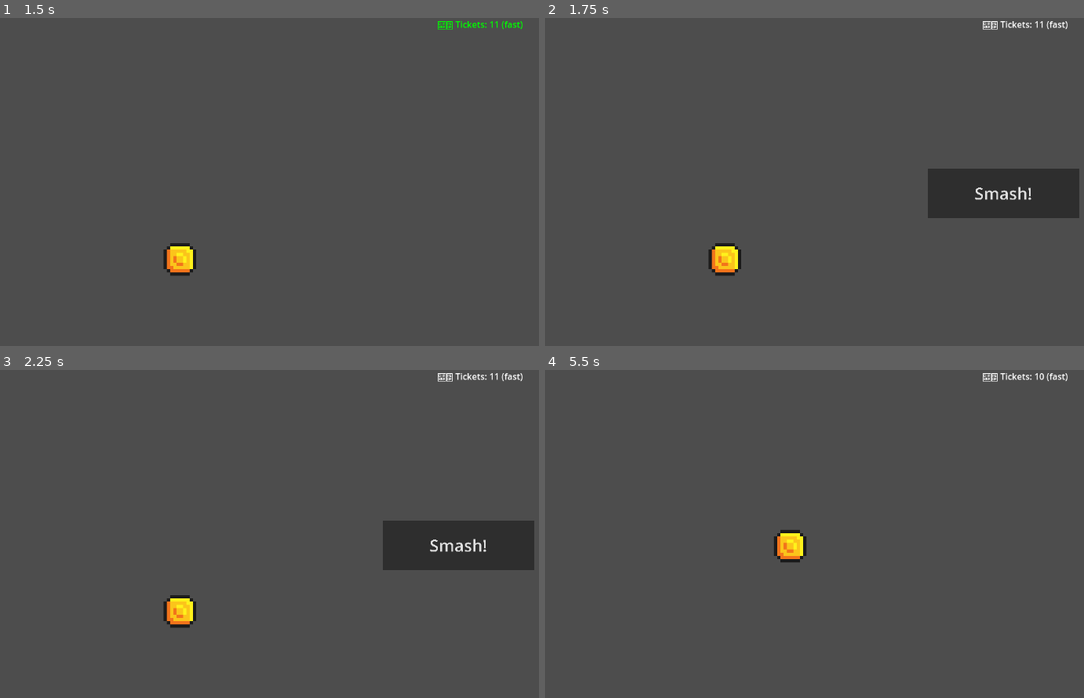
Above: before the commit, frames 1-4 (two rows, left to right).
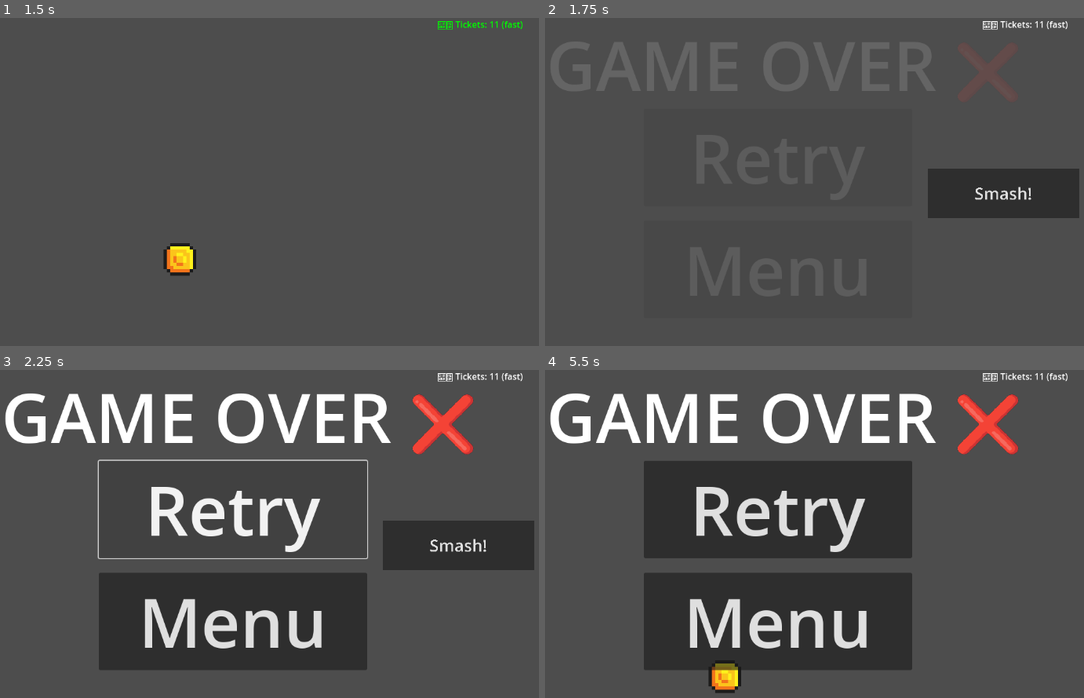
Above: after the commit, the same moments.

Repository: LuciproG/BeaverSmash
Game: Godot game, scene res://scenes/Main.tscn
Same seed, same stepped clock (60 frames per second), same inputs: the game is played once before the commit and once after it. Sound files missing from this copy of the repository are replaced by a short silence.
Inputs (mouse positions are in pixels of both pictures, inside the frame that each line leads up to):
- Up to frame 1 (1.5 s): click "Smash!" at 0.5 s; tap Enter at 1.25 s; move the mouse to (177, 195) at 1.27 s; tap D (mode_fast) at 1.35 s; click (177, 195) at 1.42 s
- Up to frame 2 (1.75 s): no input
- Up to frame 3 (2.25 s): click (231, 511) at 2 s, where only the run after the commit has a clickable "Retry"
- Up to frame 4 (5.5 s): click (776, 622) at 2.75 s, where only the run after the commit has a clickable "Menu"; click (776, 511) at 3.5 s, where only the run after the commit has a clickable "Retry"; click (776, 511) at 4.25 s, where only the run after the commit has a clickable "Retry"; click "Smash!" at 5 s

Frame 1 is identical in both runs. In frame 2, 0.5% of the frame differs, in the area x 30-37%, y 68-79%; in frame 3, 22%; in frame 4, 35%, in the area x 0-93%, y 0-99%.
Error after the commit: Invalid access to property or key 'pressed' on a base object of type 'null instance'. (res://scripts/main.gd:213)

Commit message:
funcionaJuegoBase Yippie

Diff:
--- a/scenes/GameOverScreen.tscn
+++ b/scenes/GameOverScreen.tscn
@@ -1,8 +1,6 @@
 [gd_scene format=3 uid="uid://dr20rtawdpsp3"]
 
-[node name="CanvasLayer" type="CanvasLayer"]
-
-[node name="Control" type="Control" parent="."]
+[node name="Control" type="Control"]
 layout_mode = 3
 anchors_preset = 15
 anchor_right = 1.0
@@ -10,19 +8,33 @@
 grow_horizontal = 2
 grow_vertical = 2
 
-[node name="TextureRect" type="TextureRect" parent="Control"]
+[node name="TextureRect" type="TextureRect" parent="."]
 layout_mode = 0
 offset_right = 40.0
 offset_bottom = 40.0
 
-[node name="Label" type="Label" parent="Control"]
+[node name="Label" type="Label" parent="."]
 layout_mode = 0
-offset_right = 40.0
+offset_left = 128.0
+offset_right = 246.0
 offset_bottom = 23.0
-text = "YOU WIN 🎉"
+theme_override_font_sizes/font_size = 125
+text = "GAME OVER ❌"
 
-[node name="Button" type="Button" parent="Control"]
+[node name="retryButton" type="Button" parent="."]
 layout_mode = 0
-offset_right = 8.0
-offset_bottom = 8.0
+offset_left = 307.0
+offset_top = 167.0
+offset_right = 800.0
+offset_bottom = 346.0
+theme_override_font_sizes/font_size = 125
 text = "Retry"
+
+[node name="mainMenuButton" type="Button" parent="."]
+layout_mode = 0
+offset_left = 307.0
+offset_top = 373.0
+offset_right = 800.0
+offset_bottom = 552.0
+theme_override_font_sizes/font_size = 125
+text = "Menu"
--- a/scenes/WinScreen.tscn
+++ b/scenes/WinScreen.tscn
@@ -1,8 +1,6 @@
-[gd_scene format=3 uid="uid://dxyesllr7ni5"]
+[gd_scene format=3 uid="uid://dmes26btgjmig"]
 
-[node name="CanvasLayer" type="CanvasLayer"]
-
-[node name="Control" type="Control" parent="."]
+[node name="Control" type="Control"]
 layout_mode = 3
 anchors_preset = 15
 anchor_right = 1.0
@@ -10,19 +8,34 @@
 grow_horizontal = 2
 grow_vertical = 2
 
-[node name="TextureRect" type="TextureRect" parent="Control"]
+[node name="TextureRect" type="TextureRect" parent="."]
 layout_mode = 0
 offset_right = 40.0
 offset_bottom = 40.0
 
-[node name="Label" type="Label" parent="Control"]
+[node name="Label" type="Label" parent="."]
 layout_mode = 0
-offset_right = 40.0
-offset_bottom = 23.0
-text = "GAME OVER ❌"
+offset_left = 185.0
+offset_top = -2.0
+offset_right = 941.0
+offset_bottom = 169.0
+theme_override_font_sizes/font_size = 125
+text = "YOU WIN 🎉"
 
-[node name="Button" type="Button" parent="Control"]
+[node name="retryButton" type="Button" parent="."]
 layout_mode = 0
-offset_right = 8.0
-offset_bottom = 8.0
+offset_left = 307.0
+offset_top = 177.0
+offset_right = 800.0
+offset_bottom = 356.0
+theme_override_font_sizes/font_size = 125
 text = "Retry"
+
+[node name="mainMenuButton" type="Button" parent="."]
+layout_mode = 0
+offset_left = 307.0
+offset_top = 386.0
+offset_right = 800.0
+offset_bottom = 565.0
+theme_override_font_sizes/font_size = 125
+text = "Menu"
--- a/scripts/main.gd
+++ b/scripts/main.gd
@@ -10,6 +10,12 @@
 @onready var mole_scene = preload("res://scenes/mole.tscn")
 @onready var ticket_label = $CanvasLayer/ticketLabel
 
+# Pantallas de fin de juego
+@onready var win_screen_scene = preload("res://scenes/WinScreen.tscn")
+@onready var game_over_scene = preload("res://scenes/GameOverScreen.tscn")
+
+var end_screen: Node = null   # Referencia a pantalla activa
+
 # Configuración de la grilla
 const GRID_SIZE = 3
 const SPACING = 120
@@ -28,10 +34,8 @@
 var hit_value: int = 1
 var miss_value: int = -1
 
-# ==========================
-# Condición de victoria
-# ==========================
-const WIN_THRESHOLD: int = 300   # 🔥 Ajusta este valor para balancear
+# Umbral para ganar
+const WIN_THRESHOLD = 300
 
 # ==========================
 # Ready
@@ -39,7 +43,7 @@
 func _ready():
 	play_button.pressed.connect(_on_play_button_pressed)
 	beat_timer.timeout.connect(_on_beat)
-	music.finished.connect(_on_music_finished)   # ✅ Detectar cuando termina la canción
+	music.finished.connect(_on_song_finished)
 
 	_generate_grid()
 	occupied_cells.resize(grid_positions.size())
@@ -56,23 +60,20 @@
 # ==========================
 func _generate_grid():
 	grid_positions.clear()
-
 	var screen_size = get_viewport_rect().size
 	var grid_width = (GRID_SIZE - 1) * SPACING
 	var grid_height = (GRID_SIZE - 1) * SPACING
-
 	var start_x = screen_size.x / 2.0 - grid_width / 2.0
 	var start_y = screen_size.y / 2.0 - grid_height / 2.0 + 120.0
 
 	for row in range(GRID_SIZE):
 		for col in range(GRID_SIZE):
-			var pos = Vector2(start_x + col * SPACING, start_y + row * SPACING)
-			grid_positions.append(pos)
+			grid_positions.append(Vector2(start_x + col * SPACING, start_y + row * SPACING))
 
 # ==========================
 # Procesar input (A/D)
 # ==========================
-func _process(delta):
+func _process(_delta):
 	if Input.is_action_just_pressed("mode_slow"):
 		mode = "slow"
 		hit_value = 2
@@ -108,11 +109,17 @@
 
 	var cell_index = free_cells[randi() % free_cells.size()]
 	var mole = mole_scene.instantiate()
-
 	mole.position = grid_positions[cell_index]
 	mole.cell_index = cell_index
-	mole.mole_whacked.connect(_on_mole_whacked)
-	mole.mole_expired.connect(_on_mole_expired)
+
+	# Godot 4: usar Callable para is_connected
+	var whack_callable = Callable(self, "_on_mole_whacked")
+	var expire_callable = Callable(self, "_on_mole_expired")
+
+	if not mole.mole_whacked.is_connected(whack_callable):
+		mole.mole_whacked.connect(whack_callable)
+	if not mole.mole_expired.is_connected(expire_callable):
+		mole.mole_expired.connect(expire_callable)
 
 	occupied_cells[cell_index] = true
 	game_layer.add_child(mole)
@@ -123,7 +130,6 @@
 func _on_mole_expired(mole):
 	occupied_cells[mole.cell_index] = false
 	tickets += miss_value
-	print("Mole perdida! Tickets: %d" % tickets)
 	_update_ticket_label("miss")
 	_check_game_over()
 	mole.queue_free()
@@ -134,7 +140,6 @@
 func _on_mole_whacked(mole):
 	occupied_cells[mole.cell_index] = false
 	tickets += hit_value
-	print("Mole golpeada! Tickets: %d" % tickets)
 	_update_ticket_label("hit")
 	_check_game_over()
 	mole.queue_free()
@@ -143,9 +148,9 @@
 # Actualizar el label
 # ==========================
 func _update_ticket_label(event: String = ""):
-	ticket_label.text = "🎟️ Tickets: %d (%s)" % [tickets, mode]
-
-	# Efecto de color según evento
+	# Convertir tickets a String para evitar errores
+	ticket_label.text = "🎟️ Tickets: " + str(tickets) + " (" + mode + ")"
+
 	if event == "hit":
 		ticket_label.modulate = Color(0, 1, 0)   # Verde
 	elif event == "miss":
@@ -153,7 +158,6 @@
 	else:
 		ticket_label.modulate = Color(1, 1, 1)   # Blanco
 
-	# Hacemos que vuelva al blanco luego de 0.3s
 	await get_tree().create_timer(0.3).timeout
 	ticket_label.modulate = Color(1, 1, 1)
 
@@ -162,38 +166,82 @@
 # ==========================
 func _check_game_over():
 	if tickets <= 0:
-		print("Game Over! (sin tickets)")
 		_end_game(false)
 
 # ==========================
-# Callback cuando la música termina
-# ==========================
-func _on_music_finished():
-	print("La canción terminó!")
+# Canción terminada
+# ==========================
+func _on_song_finished():
 	if tickets >= WIN_THRESHOLD:
 		_end_game(true)
 	else:
 		_end_game(false)
 
 # ==========================
-# Terminar juego
+# Pantallas de fin de juego
 # ==========================
 func _end_game(won: bool):
-	beat_timer.stop()
-	music.stop()
+	if not beat_timer.is_stopped():
+		beat_timer.stop()
+	if music.playing:
+		music.stop()
+
 	play_button.visible = true
 
-	if won:
-		print("🎉 Has ganado con %d tickets!" % tickets)
-	else:
-		print("❌ Game Over. Tickets finales: %d" % tickets)
-
-# ==========================
-# Botón Play
-# ==========================
-func _on_play_button_pressed():
+	# Limpiar pantalla anterior
+	if end_screen and is_instance_valid(end_screen):
+		end_screen.queue_free()
+		end_screen = null
+
+	# Limpiar moles restantes
+	for child in game_layer.get_children():
+		if is_instance_valid(child):
+			child.queue_free()
+
+	# Instanciar pantalla correcta
+	end_screen = (win_screen_scene if won else game_over_scene).instantiate()
+	add_child(end_screen)
+
+	# Fade-in correcto Godot 4
+	end_screen.modulate.a = 0.0
+	var t = end_screen.create_tween()
+	t.tween_property(end_screen, "modulate:a", 1.0, 0.5)  # valor final y duración
+
+	# Conectar botón Retry solo si no estaba conectado
+	var retry_button = end_screen.get_node("Button")  # ruta corregida
+	var retry_callable = Callable(self, "_on_retry_pressed")
+	if not retry_button.pressed.is_connected(retry_callable):
+		retry_button.pressed.connect(retry_callable)
+
+# ==========================
+# Retry
+# ==========================
+func _on_retry_pressed():
+	if end_screen and is_instance_valid(end_screen):
+		end_screen.queue_free()
+		end_screen = null
+
 	play_button.visible = false
-	tickets = 10   # 🔥 Reiniciar tickets al empezar
+	tickets = 10
+	mode = "fast"
+	hit_value = 1
+	miss_value = -1
+	beat_timer.wait_time = 60.0 / FAST_BPM
+
+	# Limpiar grid y moles
+	occupied_cells.fill(false)
+	for child in game_layer.get_children():
+		if is_instance_valid(child):
+			child.queue_free()
+
 	_update_ticket_label()
 	music.play()
 	beat_timer.start()
+
+# ==========================
+# Botón Play
+# ==========================
+func _on_play_button_pressed():
+	play_button.visible = false
+	music.play()
+	beat_timer.start()
--- a/scripts/moleWhack.gd
+++ b/scripts/moleWhack.gd
@@ -3,17 +3,16 @@
 # ==========================
 # Señales
 # ==========================
-signal mole_whacked(mole)   # Emitida cuando el jugador golpea la mole
-signal mole_expired(mole)   # Emitida cuando la mole desaparece sola
+signal mole_whacked(mole)
+signal mole_expired(mole)
 
 # ==========================
 # Variables
 # ==========================
-var cell_index: int = -1    # La celda en la que aparece la mole
-@export var lifetime: float = 2.0   # Tiempo de vida en segundos
+var cell_index: int = -1
+@export var lifetime: float = 2.0
 
-@onready var lifetime_timer: Timer = $LifetimeTimer   # Timer que controla cuánto vive la mole
-
+@onready var lifetime_timer: Timer = $LifetimeTimer
 
 # ==========================
 # Ready
@@ -25,29 +24,28 @@
 	lifetime_timer.timeout.connect(_on_lifetime_timeout)
 	lifetime_timer.start()
 
-	# Escuchar clics en la mole
-	input_event.connect(_on_input_event)
-
+	# Conectar input_event solo si no estaba conectado
+	var input_callable = Callable(self, "_on_input_event")
+	if not input_event.is_connected(input_callable):
+		input_event.connect(input_callable)
 
 # ==========================
 # Cuando la mole es golpeada
 # ==========================
 func whack():
-	mole_whacked.emit(self)   # Avisamos al Main que fue golpeada
-	queue_free()              # Desaparece inmediatamente
-
+	mole_whacked.emit(self)
+	queue_free()
 
 # ==========================
 # Cuando expira el tiempo de vida
 # ==========================
 func _on_lifetime_timeout():
-	mole_expired.emit(self)   # Avisamos al Main que desapareció
-	queue_free()              # Desaparece sola
-
+	mole_expired.emit(self)
+	queue_free()
 
 # ==========================
 # Detectar clic del jugador
 # ==========================
-func _on_input_event(viewport, event, shape_idx):
+func _on_input_event(_viewport, event, _shape_idx):
 	if event is InputEventMouseButton and event.pressed and event.button_index == MOUSE_BUTTON_LEFT:
 		whack()
